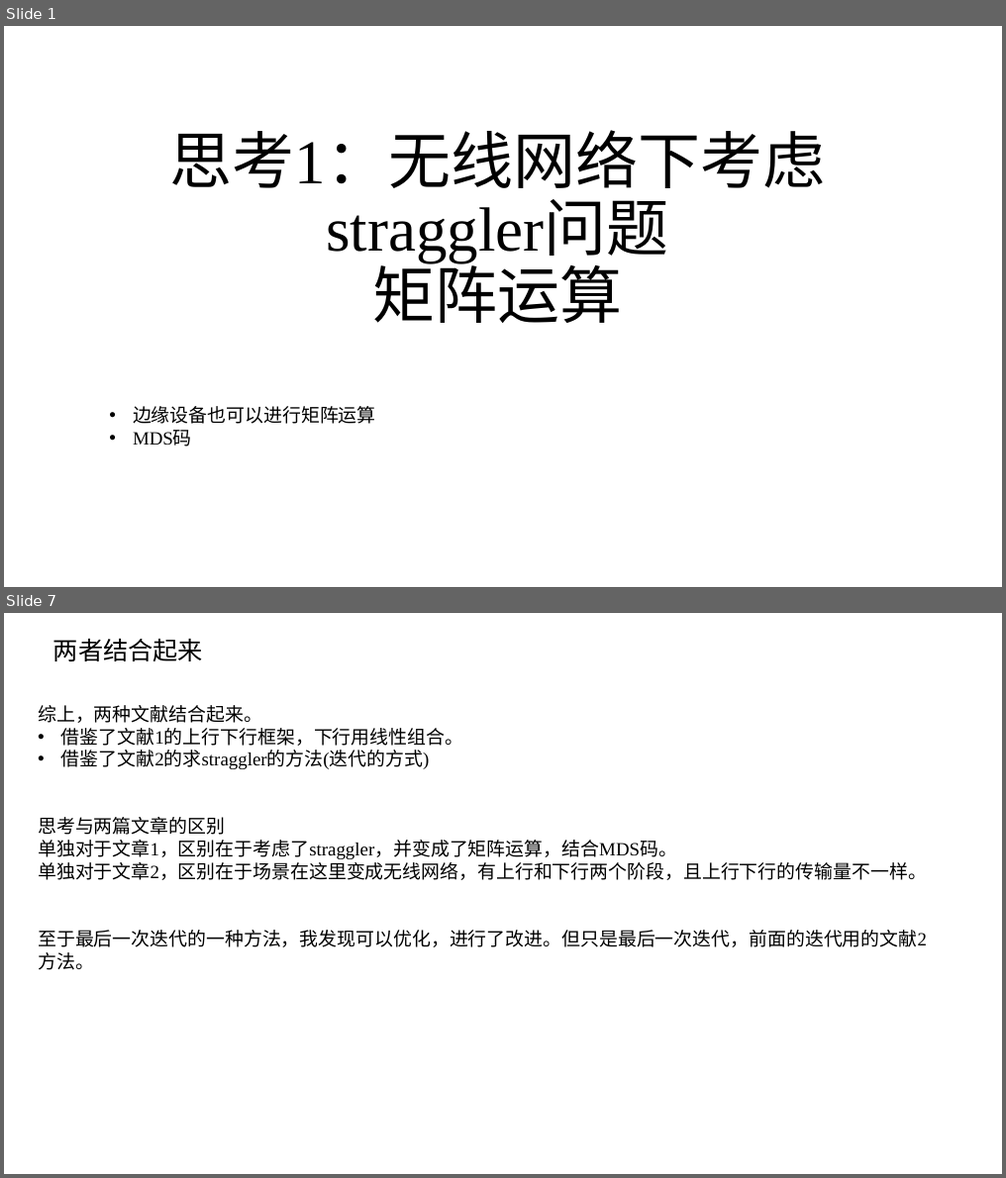
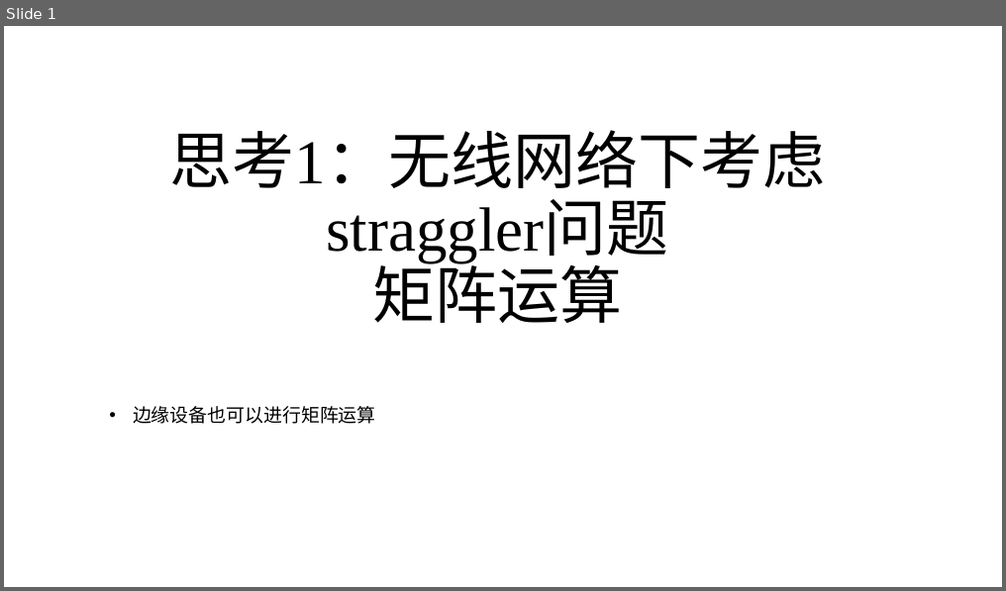
Before and after one commit to zhaojiayi/learning, a slide deck: EE/ppt/wireless_CDC_thinking1.pptx. Shown one above the other, each under a label of ours: slides 1 and 7 before the commit, slide 1 after it; the slides between them are not shown. The pictures are 1006x1178 and 1006x591 pixels, drawn with LibreOffice and Linux fonts; fonts in the diff are those of the drawing. Boxes give left, top, right and bottom in pixels: in the first picture for what was removed or moved away, otherwise in the second. Text is boxed around its words. In the diff, an @@ line names an element or a change of style, - is before the commit and + after.

```diff
--- a/EE/ppt/wireless_CDC_thinking1.pptx
+++ b/EE/ppt/wireless_CDC_thinking1.pptx
@@ slide 7 removed at bbox=[4, 613, 1002, 1174], background #FFFFFF @@
@@ title removed at bbox=[54, 638, 203, 662] @@
-两者结合起来
@@ text removed at bbox=[38, 705, 927, 970] @@
-综上，两种文献结合起来。
-• 借鉴了文献1的上行下行框架，下行用线性组合。
-• 借鉴了文献2的求straggler的方法(迭代的方式)
-思考与两篇文章的区别
-单独对于文章1，区别在于考虑了straggler，并变成了矩阵运算，结合MDS码。
-单独对于文章2，区别在于场景在这里变成无线网络，有上行和下行两个阶段，且上行下行的传输量不一样。
-至于最后一次迭代的一种方法，我发现可以优化，进行了改进。但只是最后一次迭代，前面的迭代用的文献2方法。
@@ slide 1 changed as well @@
@@ text at bbox=[133, 430, 192, 447]: paragraph removed @@
-• MDS码
```
Also in this commit, not shown: 6 slides added, 16 other slides removed, 6 other files.
